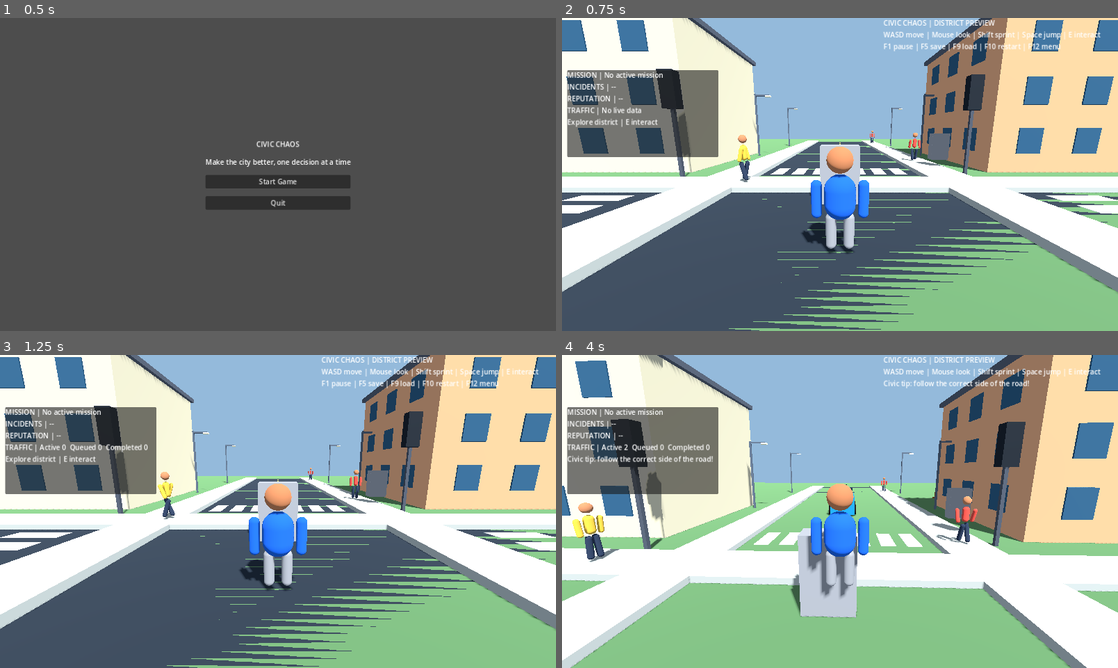
Above: before the commit, frames 1-4 (two rows, left to right).
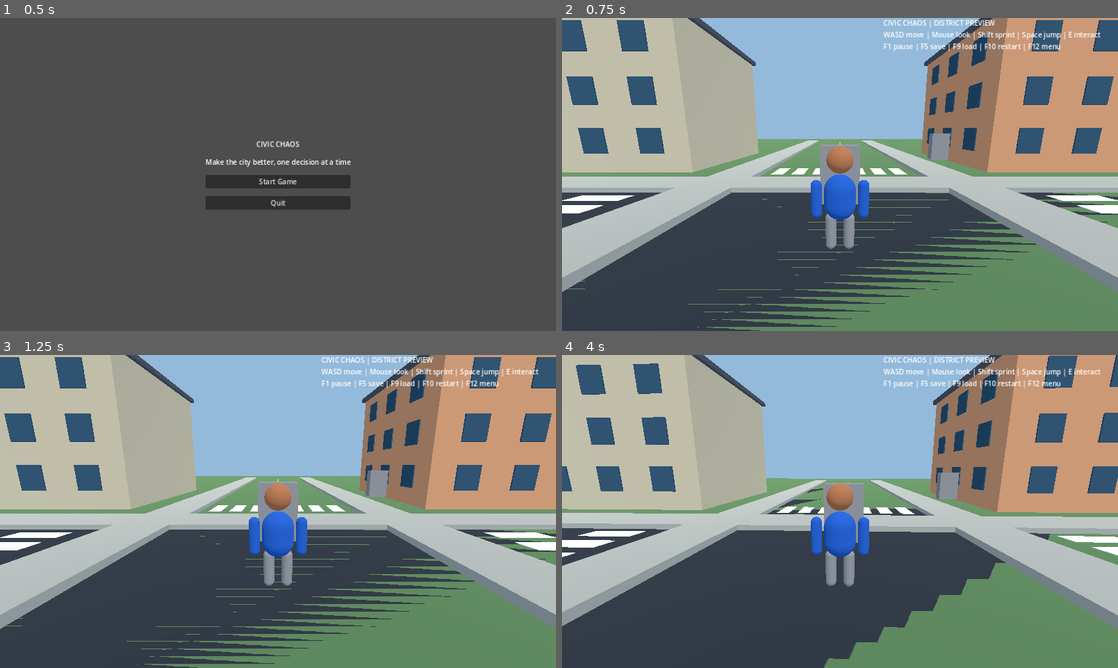
Above: after the commit, the same moments.

Repository: gauravprajapat-23/civic-chaos
Game: Godot game, scene res://scenes/core/menu.tscn
Same seed, same stepped clock (60 frames per second), same inputs: the game is played once before the commit and once after it.
Inputs (mouse positions are in pixels of both pictures, inside the frame that each line leads up to):
- Up to frame 1 (0.5 s): no input
- Up to frame 2 (0.75 s): click "Start Game" at 0.5 s
- Up to frame 3 (1.25 s): no input
- Up to frame 4 (4 s): tap Enter at 1.25 s; move the mouse to (867, 511) at 1.27 s; hold E (interact, bound only before the commit) 1.28-2.03 s; hold W (move_forward, bound only before the commit) from 1.28 s (still down); tap Space (jump, bound only before the commit) at 1.52, 2.27, 3.77 s; move the mouse to (812, 511) at 2.02 s; tap Shift (sprint, bound only before the commit) at 2.1, 3.6 s; move the mouse to (851, 505) at 2.77 s; hold E (interact, bound only before the commit) 2.78-3.53 s; move the mouse to (834, 517) at 3.52 s

Frame 1 is identical in both runs. In frame 2, 79% of the frame differs, in the area x 0-100%, y 0-100%; in frame 3, 79%; in frame 4, 83%.
Error after the commit: Parse Error: Could not parse global class "CivicTrafficSpawner" from "res://scripts/traffic/traffic_spawner.gd". (res://scripts/core/main.gd:77)

Commit message:
feat(traffic): apply virtual stop-line braking for red lights and occupied crossings

Diff:
--- a/scripts/traffic/traffic_spawner.gd
+++ b/scripts/traffic/traffic_spawner.gd
@@ -13,6 +13,12 @@
 @export var seed: int = 12345
 
 var road_graph: CivicRoadGraph
+var traffic_signals: CivicTrafficSignalController
+var crossing_reservations: CivicIntersectionReservations
+
+func configure_intersection(signals: CivicTrafficSignalController, reservations: CivicIntersectionReservations) -> void:
+    traffic_signals = signals
+    crossing_reservations = reservations
 var rng := RandomNumberGenerator.new()
 var active_vehicles: Array[CivicVehicleAgent] = []
 var spawned_total: int = 0
@@ -52,6 +58,22 @@
         observations[vehicle.get_instance_id()] = CivicTrafficSensor.nearest_lead(vehicle, active_vehicles)
     for vehicle in active_vehicles:
         var observation: Dictionary = observations[vehicle.get_instance_id()]
+        # Treat a red/amber stop line as a stationary virtual lead vehicle.
+        var entry_lane: int = vehicle.route[0] if not vehicle.route.is_empty() else -1
+        if traffic_signals != null and vehicle.current_route_index == 0 and entry_lane >= 0:
+            var approach: String = {1: "N", 3: "E", 5: "S", 7: "W"}.get(entry_lane, "")
+            var signal: String = traffic_signals.aspect_for_approach(approach)
+            var lane: CivicLaneData = road_graph.get_lane(entry_lane)
+            if lane != null:
+                var stop_distance: float = maxf(0.0, lane.length_m() - 5.0)
+                var gap: float = stop_distance - vehicle.lane_distance_m
+                var pedestrian_occupied: bool = false
+                if crossing_reservations != null:
+                    pedestrian_occupied = crossing_reservations.occupant("pedestrian_crossing_ns") >= 0 or crossing_reservations.occupant("pedestrian_crossing_ew") >= 0
+                if gap > 0.0 and (signal != "green" or pedestrian_occupied):
+                    var safe_gap: float = maxf(0.0, gap + vehicle.minimum_gap_m)
+                    if not observation.get("detected", false) or safe_gap < float(observation["gap_m"]):
+                        observation = {"detected": true, "gap_m": safe_gap, "lead_speed_mps": 0.0}
         if observation.get("detected", false):
             vehicle.set_lead_observation(float(observation["gap_m"]), float(observation["lead_speed_mps"]))
         else:
